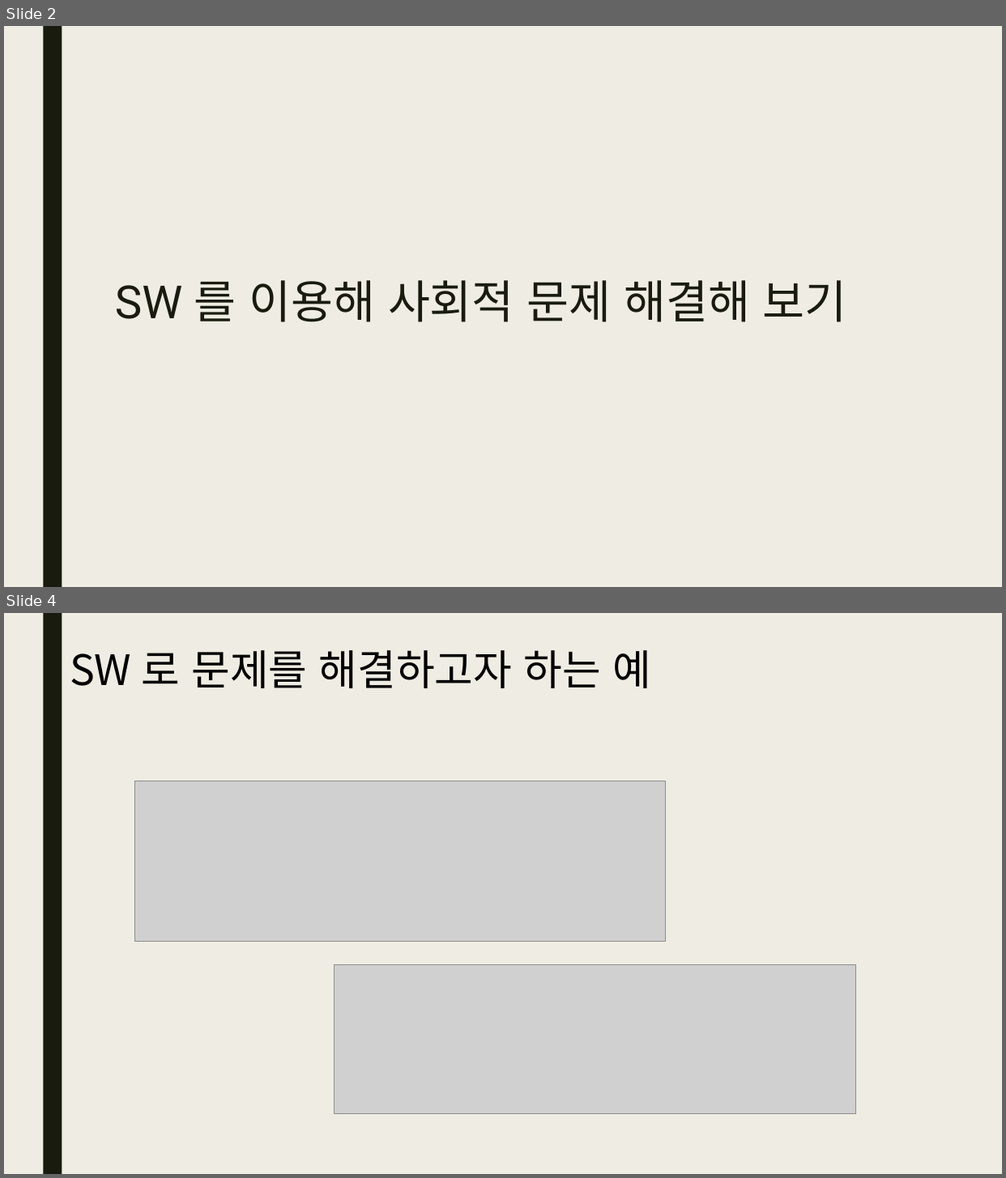
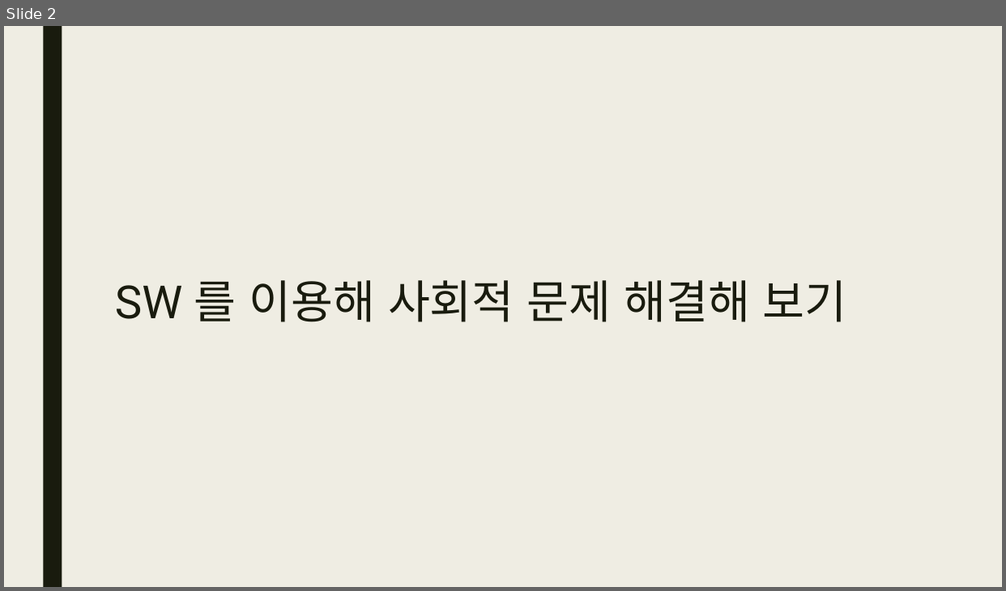
Before and after one commit to gomtings/JeoninHighSchool, a slide deck: 수업교제/python_calss7.pptx. Shown one above the other, each under a label of ours: slides 2 and 4 before the commit, slide 2 after it; the slides between them are not shown. The pictures are 1006x1178 and 1006x591 pixels, drawn with LibreOffice and Linux fonts; fonts in the diff are those of the drawing; grey boxes stand for pictures. Boxes give left, top, right and bottom in pixels: in the first picture for what was removed or moved away, otherwise in the second. Text is boxed around its words. In the diff, an @@ line names an element or a change of style, - is before the commit and + after.

Commit message:
class 7 update
SW로 사회적 문제를 해결하고자 하는 노력. 그리고 예

```diff
--- a/수업교제/python_calss7.pptx
+++ b/수업교제/python_calss7.pptx
@@ slide 4 removed at (x1=4, y1=613, x2=1002, y2=1174), background #EFEDE3; not listed: 1 template element that a slide beside it also shows @@
@@ text removed at (x1=70, y1=650, x2=652, y2=688) @@
-SW 로 문제를 해결하고자 하는 예
@@ picture removed at (x1=134, y1=781, x2=665, y2=943) @@
@@ picture removed at (x1=334, y1=965, x2=856, y2=1114) @@
```
Also in this commit, not shown: 2 slides changed, 3 slides added.
